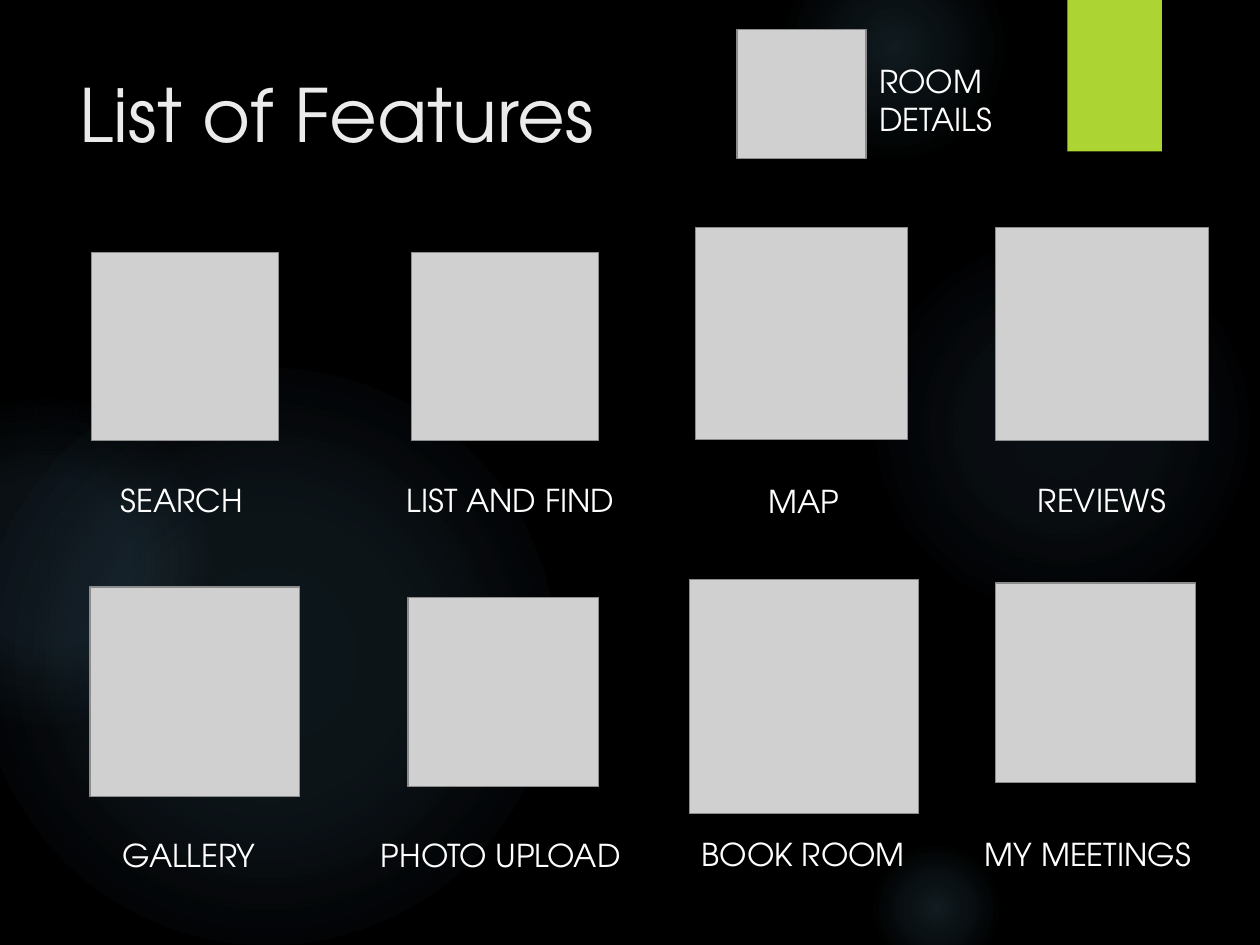
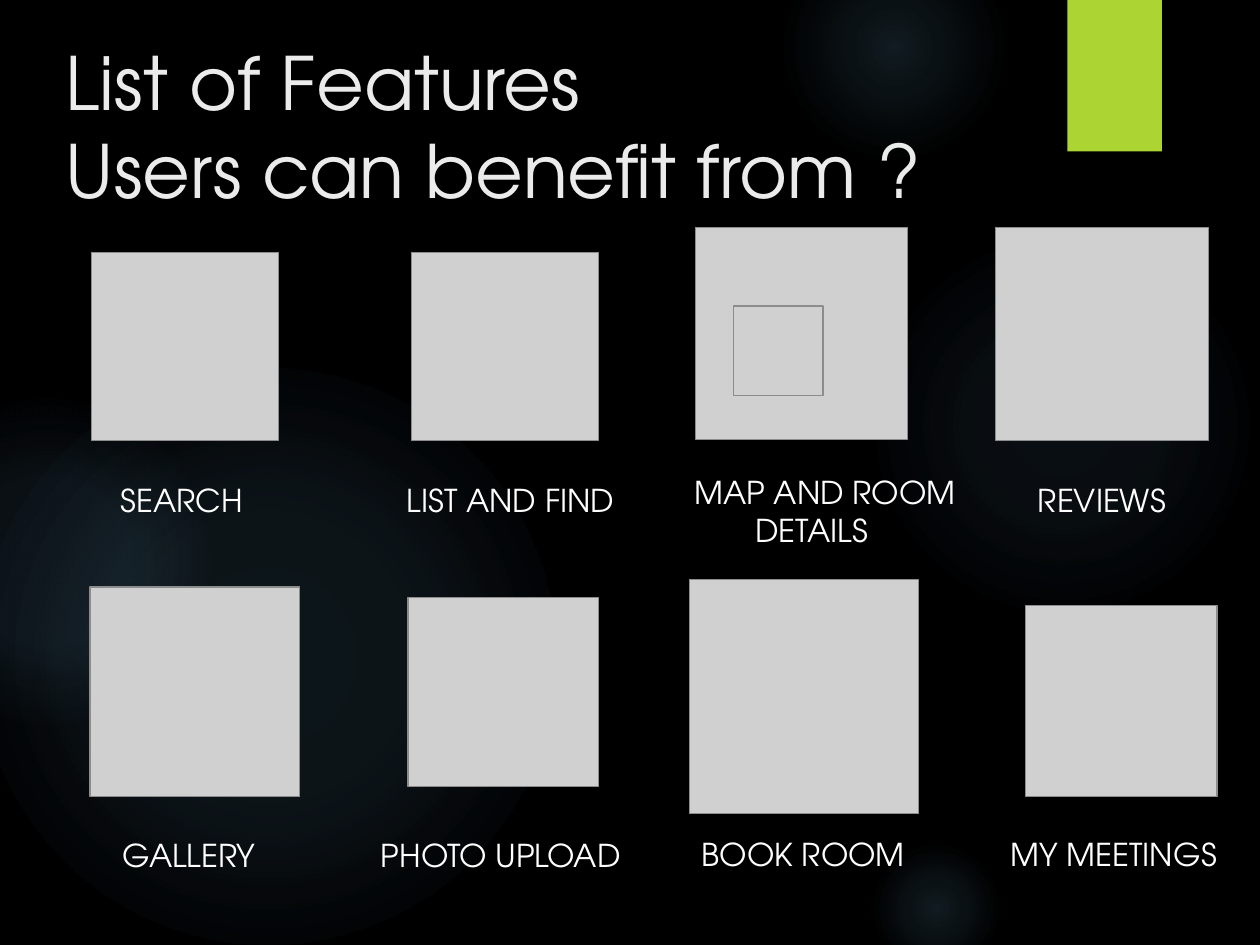
Before and after one commit to Virksaabnavjot/Documentation-MeetingRoom-Pro, a slide deck: slide 6 of Documentation/Final Presentaion/Presentation.pptx. Drawn at 1260x945 pixels with LibreOffice and Linux fonts; fonts in the diff are those of the drawing; grey boxes stand for pictures; background and template pictures are left out. Boxes give left, top, right and bottom in pixels: in the first picture for what was removed or moved away, otherwise in the second. Text is boxed around its words. In the diff, an @@ line names an element or a change of style, - is before the commit and + after.

```diff
--- a/Documentation/Final Presentaion/Presentation.pptx
+++ b/Documentation/Final Presentaion/Presentation.pptx
@@ title at box(66, 55, 857, 231): text changed @@
-List of Features
+List of Features
+Users can benefit from ?
@@ text removed at box(879, 69, 992, 132) @@
-ROOM
-DETAILS
@@ picture: place and size @@
-picture at box(737, 30, 866, 159)
+picture at box(733, 306, 823, 396)
@@ text at box(694, 480, 956, 543): text changed @@
-MAP
+MAP AND ROOM
+DETAILS
@@ picture: place and size @@
-picture at box(995, 583, 1194, 782)
+picture at box(1026, 606, 1217, 798)
@@ text "MY MEETINGS": place and size @@
-text "MY MEETINGS" at box(985, 842, 1191, 867)
+text "MY MEETINGS" at box(1010, 842, 1217, 867)
```
Also in this commit, not shown: 14 other slides changed, 24 slides added, 4 slides removed, 1 other file.
